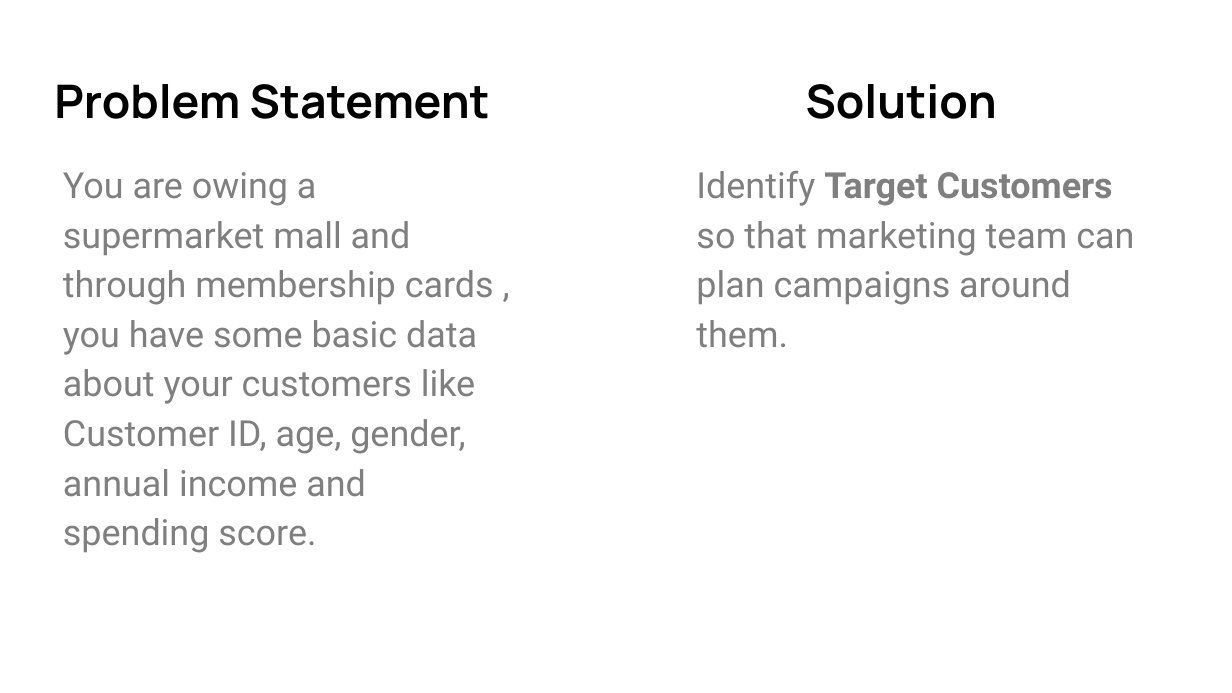
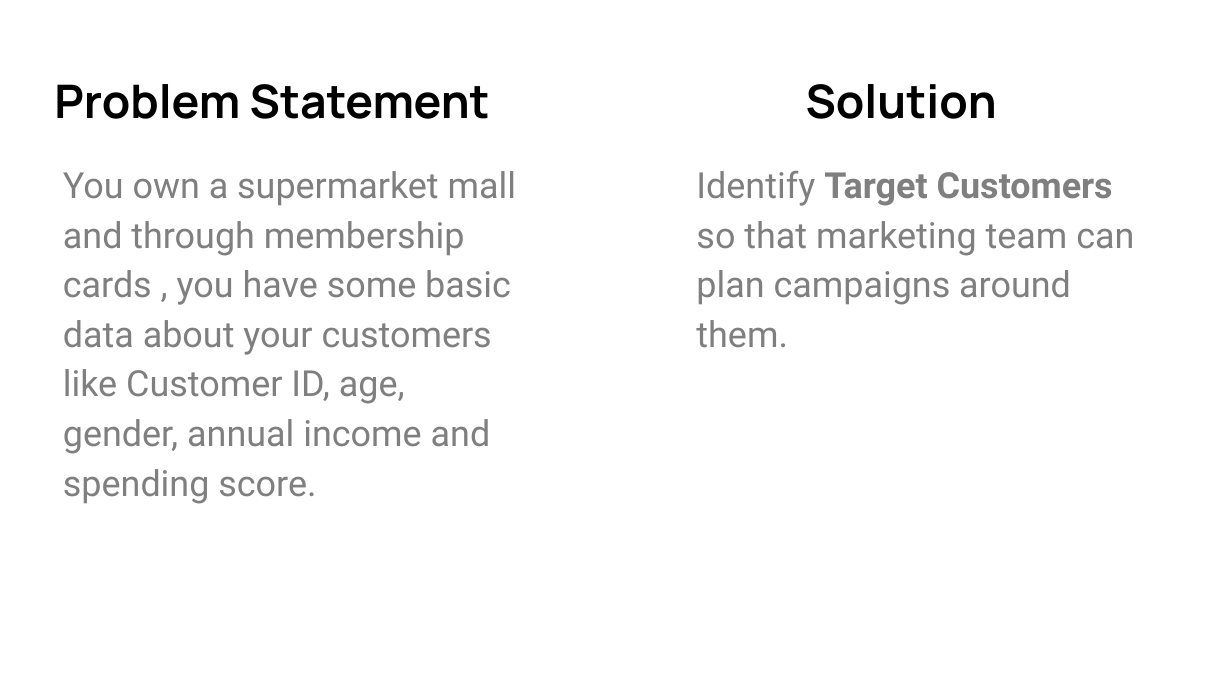
Before and after one commit to zakomayo/Customer-Segmentation, a slide deck: slide 3 of Customer Segmentation.pptx. Drawn at 1232x693 pixels with LibreOffice and Linux fonts; fonts in the diff are those of the drawing. Boxes give left, top, right and bottom in pixels: in the first picture for what was removed or moved away, otherwise in the second. Text is boxed around its words. In the diff, an @@ line names an element or a change of style, - is before the commit and + after.

Commit message:
added ppt file

```diff
--- a/Customer Segmentation.pptx
+++ b/Customer Segmentation.pptx
@@ text at <box>63,171,516,504</box>: text changed @@
-You are owing a supermarket mall and through membership cards , you have some basic data about your customers like Customer ID, age, gender, annual income and spending score.
+You own a supermarket mall and through membership cards , you have some basic data about your customers like Customer ID, age, gender, annual income and spending score.
```
